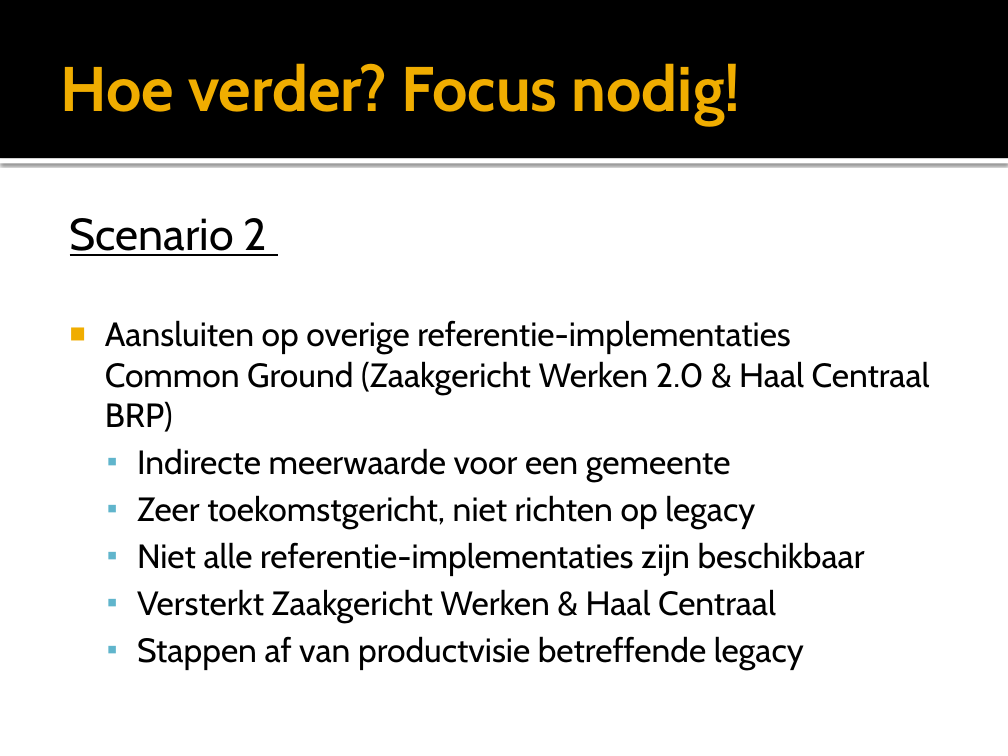
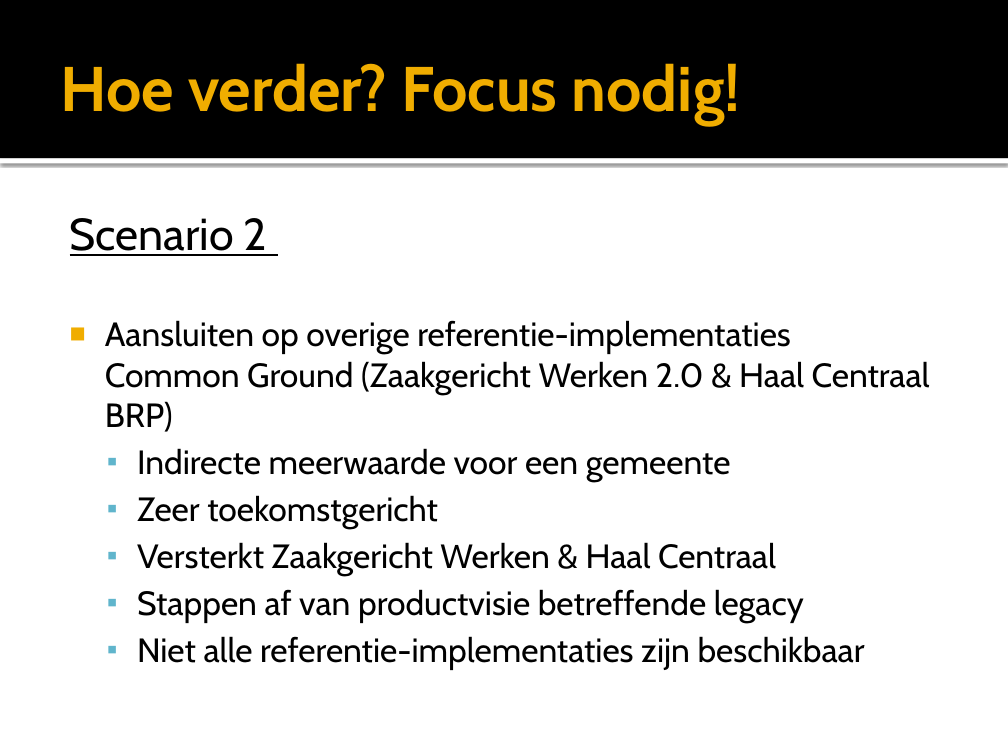
Before and after one commit to VNG-Realisatie/convenant-gemeenten, a slide deck: slide 13 of Documents/Presentaties/Sprint 4 - algemeen.pptx. Drawn at 1008x756 pixels with LibreOffice and Linux fonts; fonts in the diff are those of the drawing. Boxes give left, top, right and bottom in pixels: in the first picture for what was removed or moved away, otherwise in the second. Text is boxed around its words. In the diff, an @@ line names an element or a change of style, - is before the commit and + after.

```diff
--- a/Documents/Presentaties/Sprint 4 - algemeen.pptx
+++ b/Documents/Presentaties/Sprint 4 - algemeen.pptx
@@ text at [137, 495, 438, 529]: text changed @@
-  ▪ Zeer toekomstgericht, niet richten op legacy
-  ▪ Niet alle referentie-implementaties zijn beschikbaar
+  ▪ Zeer toekomstgericht
@@ text at [137, 636, 865, 670]: paragraph added @@
+  ▪ Niet alle referentie-implementaties zijn beschikbaar
```
Also in this commit, not shown: 4 other slides changed.
